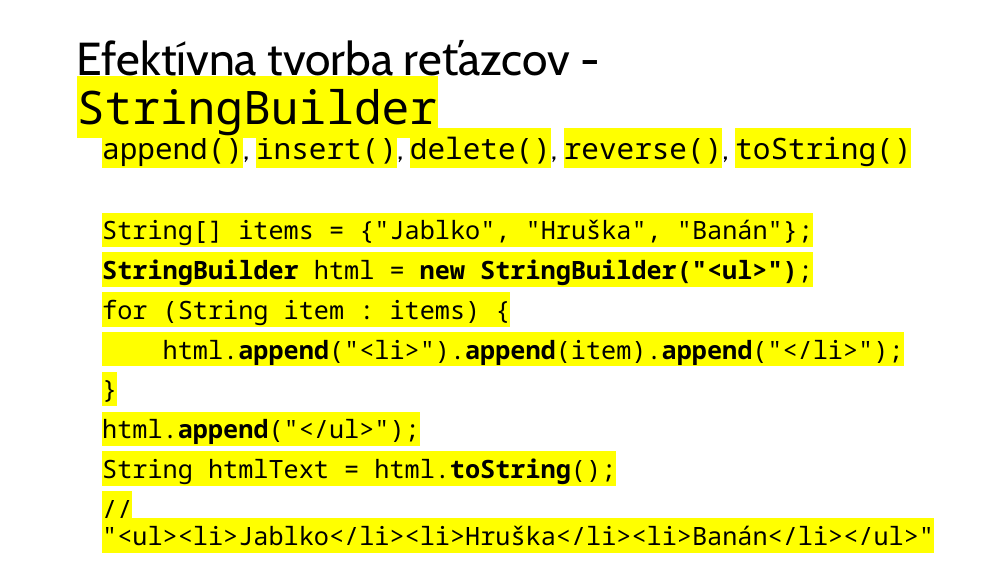
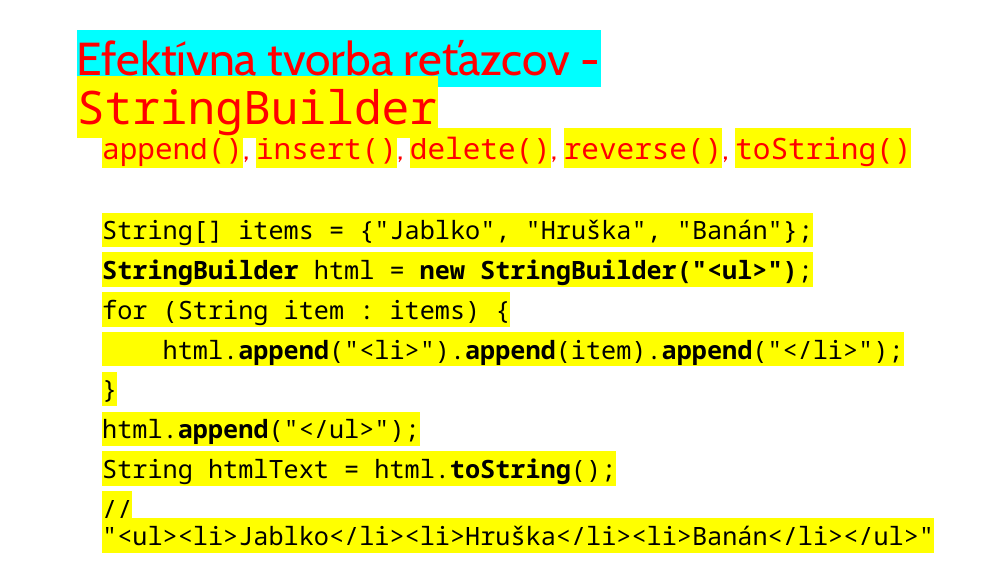
Before and after one commit to wagjo/oop, a slide deck: slide 7 of prezentacie/c06w.pptx. Drawn at 1008x567 pixels with LibreOffice and Linux fonts; fonts in the diff are those of the drawing. Boxes give left, top, right and bottom in pixels: in the first picture for what was removed or moved away, otherwise in the second. Text is boxed around its words. In the diff, an @@ line names an element or a change of style, - is before the commit and + after.

```diff
--- a/prezentacie/c06w.pptx
+++ b/prezentacie/c06w.pptx
@@ title "Efektívna tvorba reťazcov - StringBuilder" at <box>77,40,437,136</box>: text colour #000000 to #FF0000; highlight none to #00FFFF in "Efektívna tvorba reťazcov -" @@
@@ text at <box>102,132,911,167</box>: text colour #000000 to #FF0000 in "append(), insert(), delete(), reverse(), toString()" @@
```
Also in this commit, not shown: 4 other slides changed, 3 other files.
